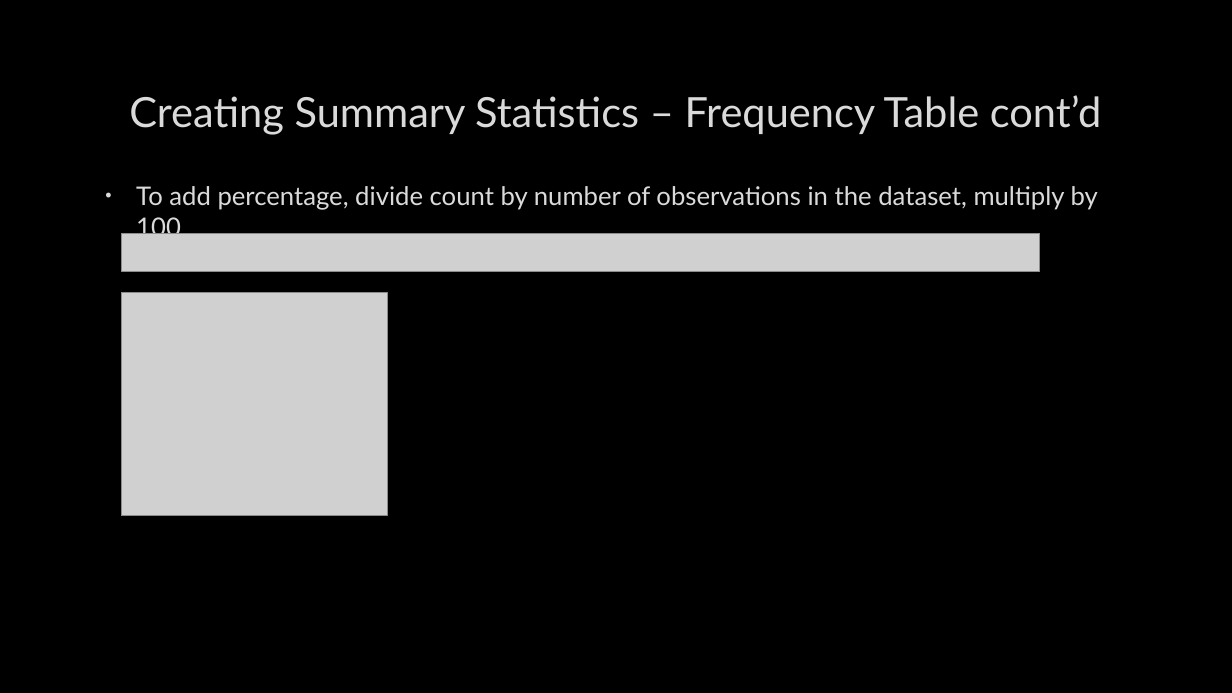
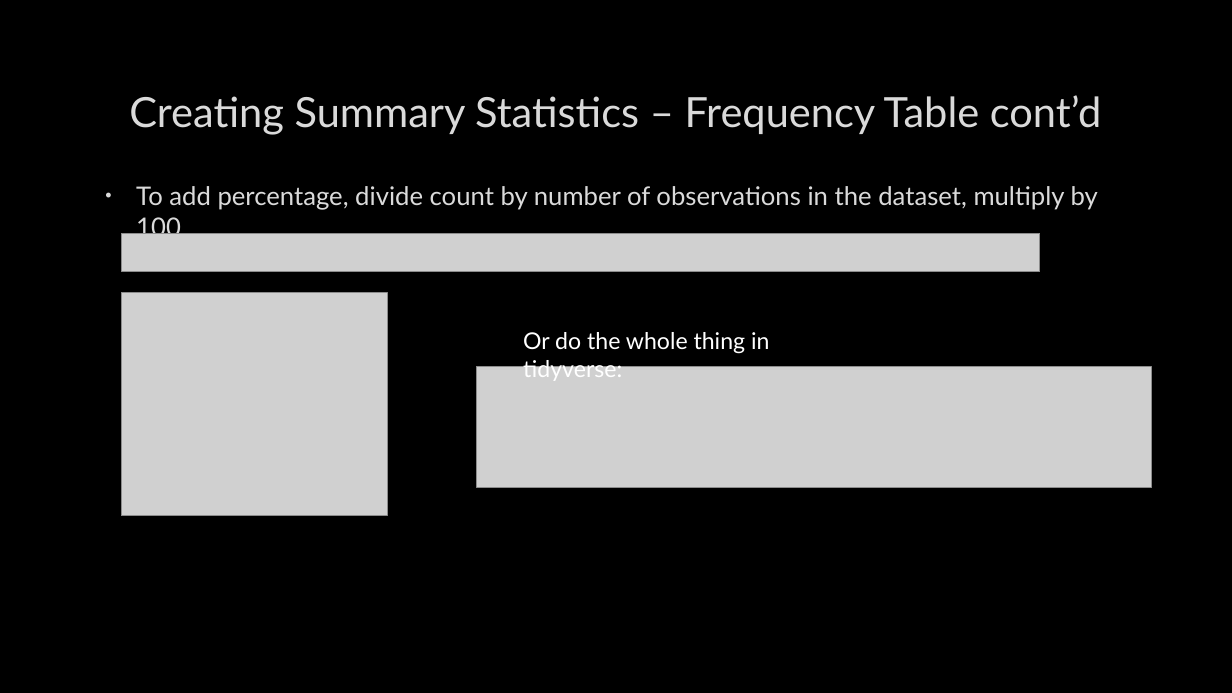
Before and after one commit to CharlotteLoobyRTI/IFDTC23, a slide deck: slide 17 of IFDTC_presentation_RTech.pptx (slide 15 before the commit). Drawn at 1232x693 pixels with LibreOffice and Linux fonts; fonts in the diff are those of the drawing; grey boxes stand for pictures; background and template pictures are left out. Boxes give left, top, right and bottom in pixels: in the first picture for what was removed or moved away, otherwise in the second. Text is boxed around its words. In the diff, an @@ line names an element or a change of style, - is before the commit and + after.

```diff
--- a/IFDTC_presentation_RTech.pptx
+++ b/IFDTC_presentation_RTech.pptx
@@ text added at [523, 332, 769, 381], 18 pt, text #FFFFFF @@
+Or do the whole thing in tidyverse:
@@ picture added at [477, 367, 1152, 487] @@
```
Also in this commit, not shown: 14 other slides changed, 2 slides added.
